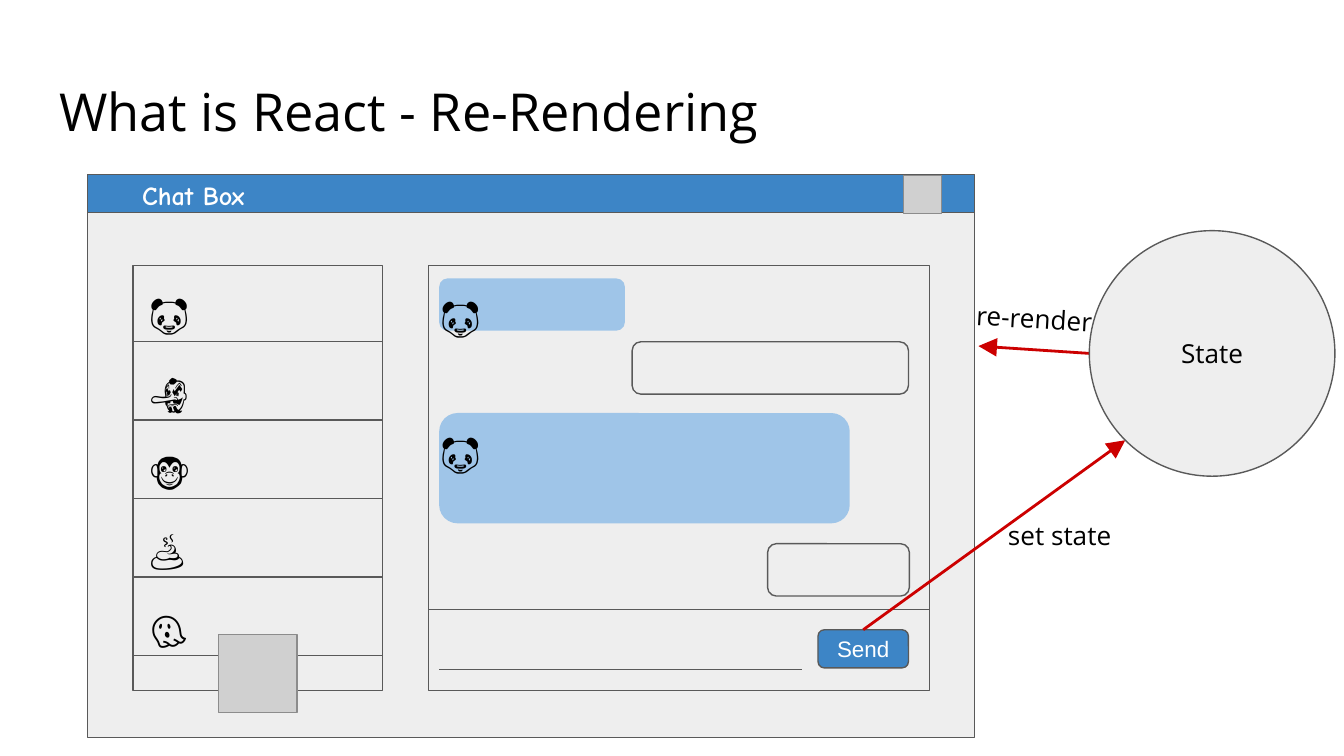
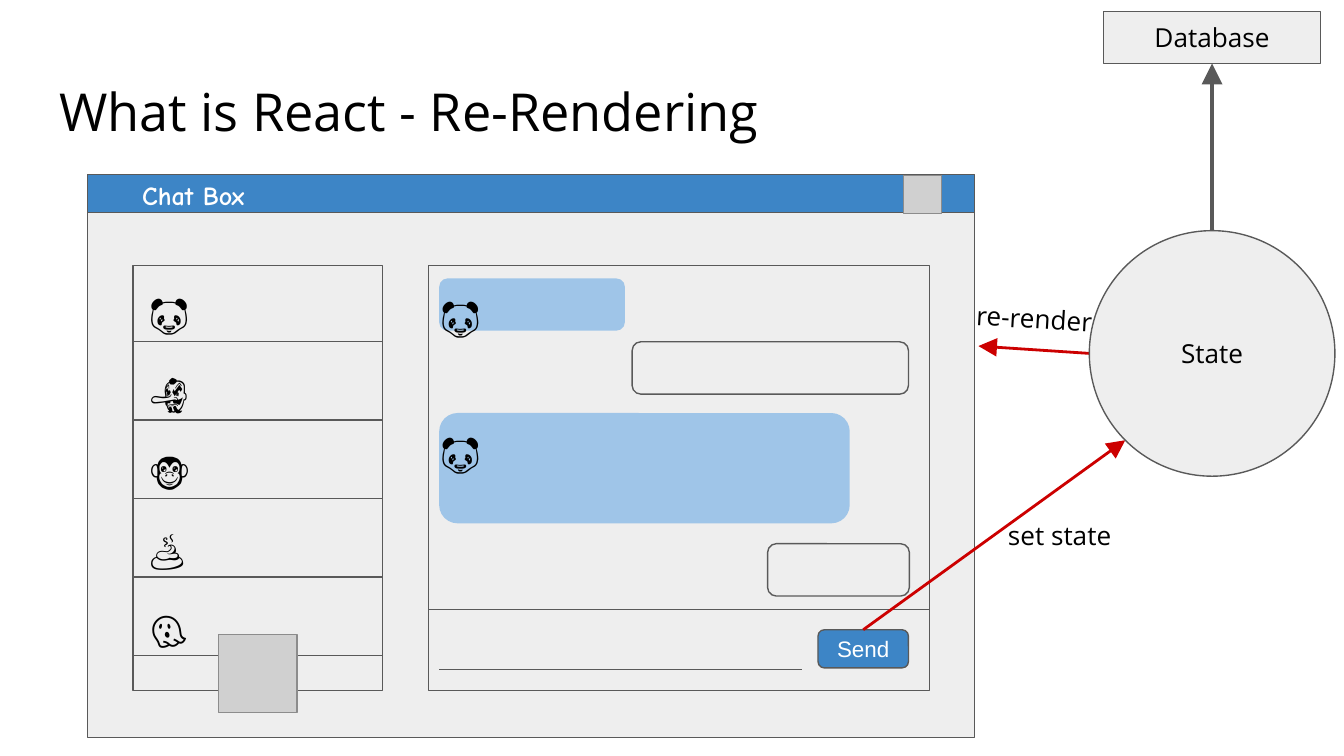
Before and after one commit to appian/hackathons, a slide deck: slide 8 of workshops/react/Intro to React.pptx. Drawn at 1344x756 pixels with LibreOffice and Linux fonts; fonts in the diff are those of the drawing; grey boxes stand for pictures. Boxes give left, top, right and bottom in pixels: in the first picture for what was removed or moved away, otherwise in the second. Text is boxed around its words. In the diff, an @@ line names an element or a change of style, - is before the commit and + after.

Commit message:
Update React Slides for Technica

```diff
--- a/workshops/react/Intro to React.pptx
+++ b/workshops/react/Intro to React.pptx
@@ rectangle added at (1103,11,1320,63), fill #EEEEEE, outline #595959 0.75 pt, 14 pt, text #000000 @@
+Database
@@ arrow added from (1212, 231) to (1212, 63), #595959 2.25 pt @@
```
Also in this commit, not shown: 10 other slides changed, 2 slides added, 1 slide removed.
